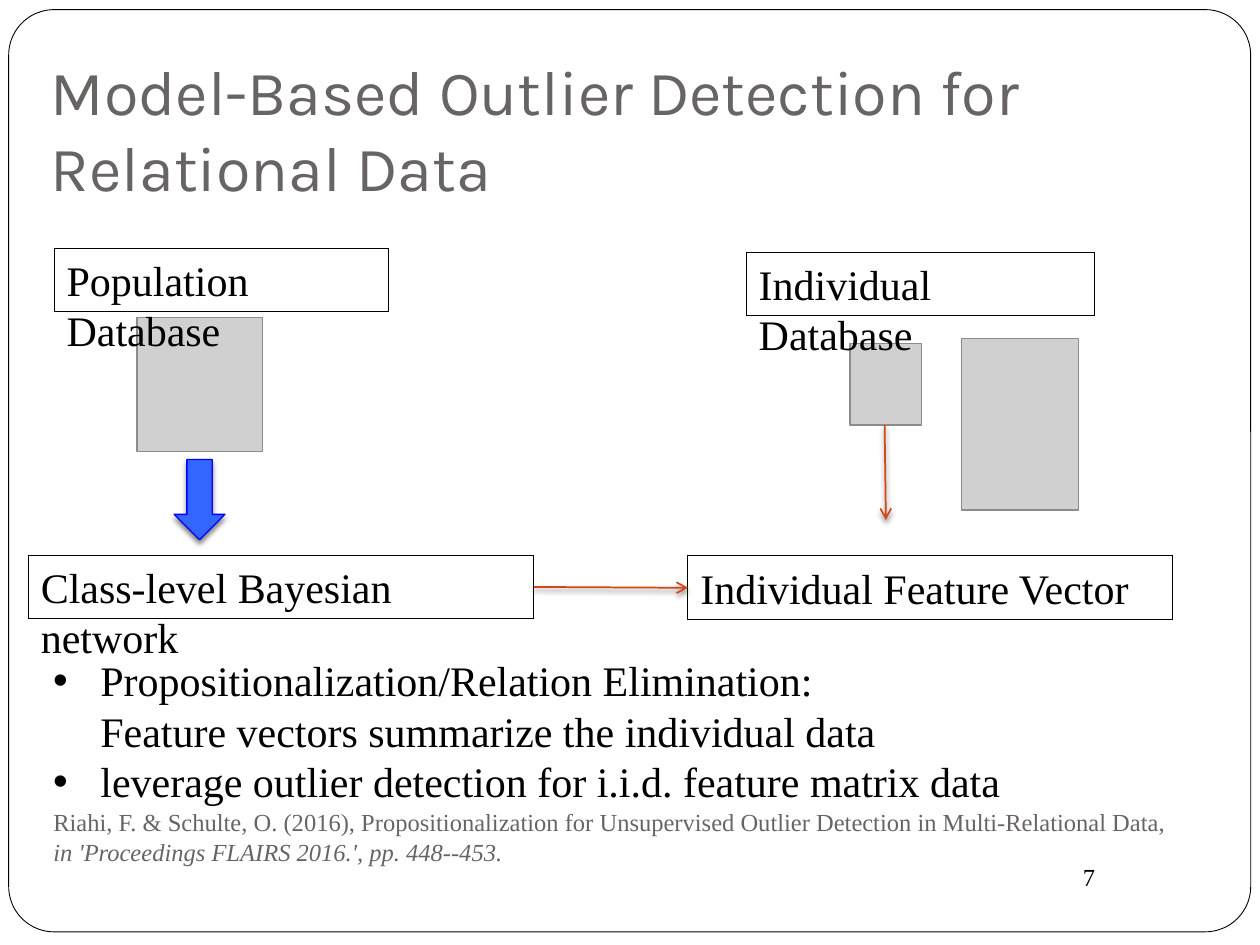
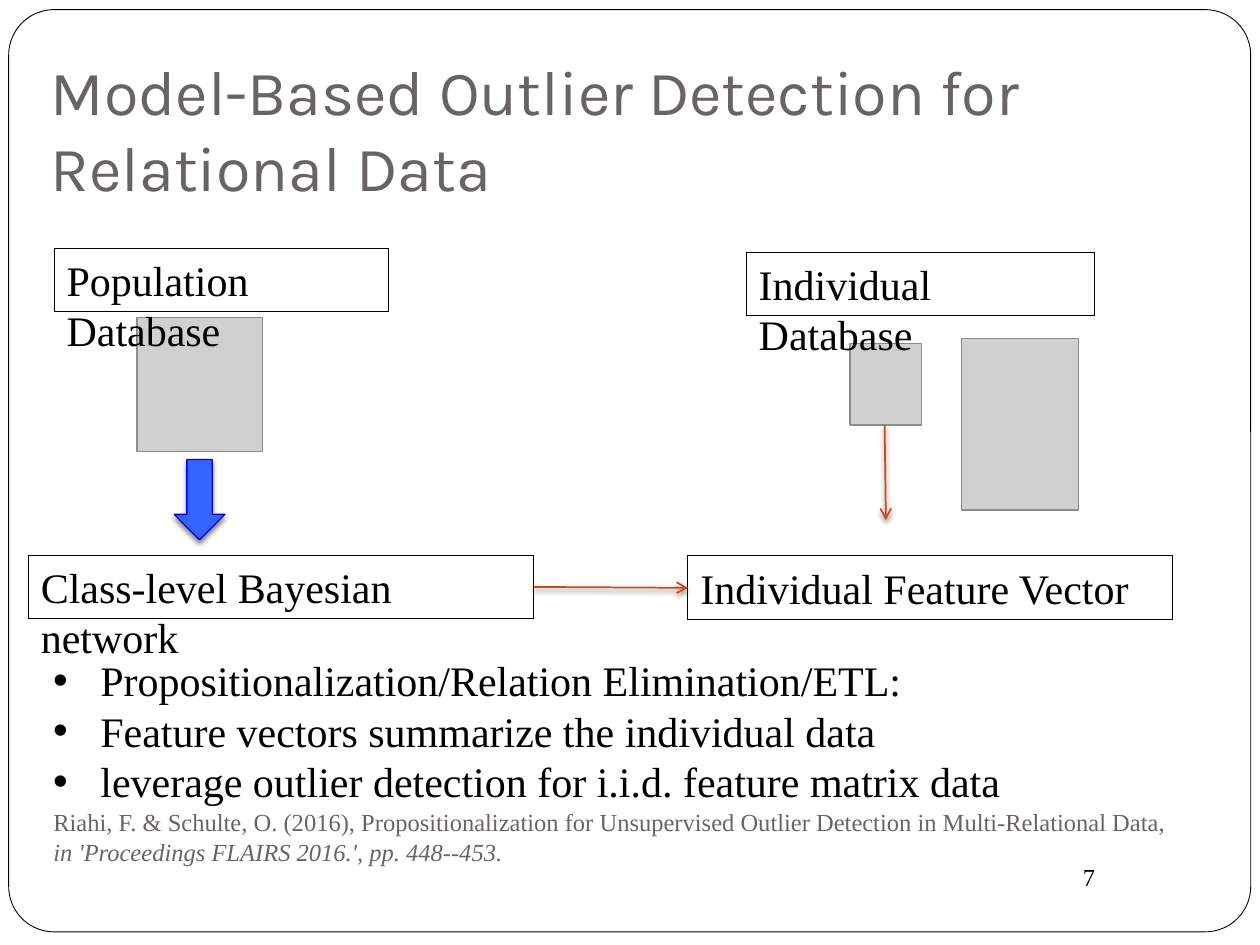
Before and after one commit to oschulte/srl-tutorial-slides, a slide deck: slide 7 of ch6-anomaly.pptx. Drawn at 1260x945 pixels with LibreOffice and Linux fonts; fonts in the diff are those of the drawing; grey boxes stand for pictures. Boxes give left, top, right and bottom in pixels: in the first picture for what was removed or moved away, otherwise in the second. Text is boxed around its words. In the diff, an @@ line names an element or a change of style, - is before the commit and + after.

```diff
--- a/ch6-anomaly.pptx
+++ b/ch6-anomaly.pptx
@@ text at (x1=100, y1=667, x2=901, y2=748): text changed @@
-• Propositionalization/Relation Elimination:
-  Feature vectors summarize the individual data
+• Propositionalization/Relation Elimination/ETL:
+• Feature vectors summarize the individual data
```
Also in this commit, not shown: 2 other slides changed, 5 other files.
